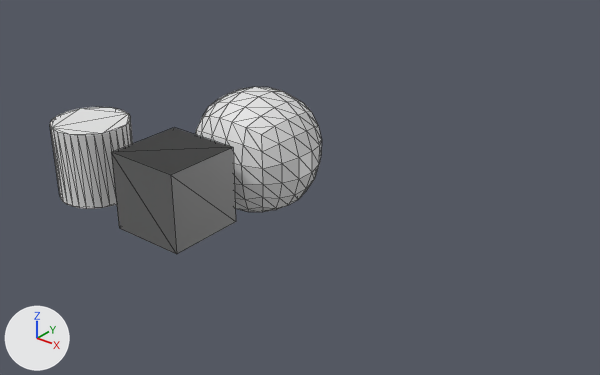
The glTF model assets/blender/SceneExplorerAssets.glb as it was, and as the next commit left it.
Both versions are drawn from a 50 mm camera at (13.53, -12.14, 8.7) aimed at (1.8, 2.52, -0.39). The lights are fixed; the arrows at lower left show +X, +Y and +Z. Mesh edges are drawn as thin lines. Where no turn or scale is listed for an object, it has been applied to the vertices.
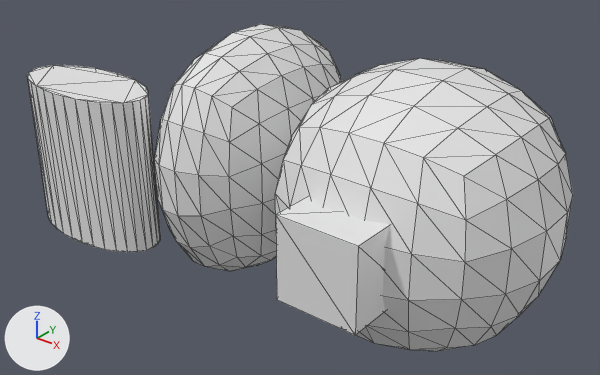
Where the change shows, as pixel boxes (x1, y1, x2, y2) in the pictures (600 x 375 px):
'Cube.003', added: after (275, 58, 573, 351)
'Cube.001', rescaled (48% wider, 97% taller): before (195, 87, 322, 212); after (154, 24, 342, 271)
'Cube.002', moved: before (111, 128, 236, 254); after (276, 197, 390, 335)
'Cylinder', rescaled (60% wider, 83% taller): before (50, 107, 133, 209); after (27, 65, 160, 252)

What the commit changed:
Mesh me_cube_003 is new.
It has 152 vertices, 300 faces and spans x -3.21..3.21, y -3.21..3.21, z -3.21..3.21.
It uses material mat_material (white #e7e7e7).
Object 'Cube.002' (ob_cube_002) moves from (0.0, 0.0, 0.0) to (5.0, 0.0, 0.0).
Object 'Cube.001' (ob_cube_001) is rescaled from (1.0, 1.0, 1.0) to (1.0, 2.0, 2.0).
Object 'Cylinder' (ob_cylinder) is rescaled from (1.0, 1.0, 1.0) to (2.0, 1.0, 2.0).
Object 'Cube.003' (ob_cube_003) is new; it shows me_cube_003.
Its location is (5.0, 3.0, 0.0).
